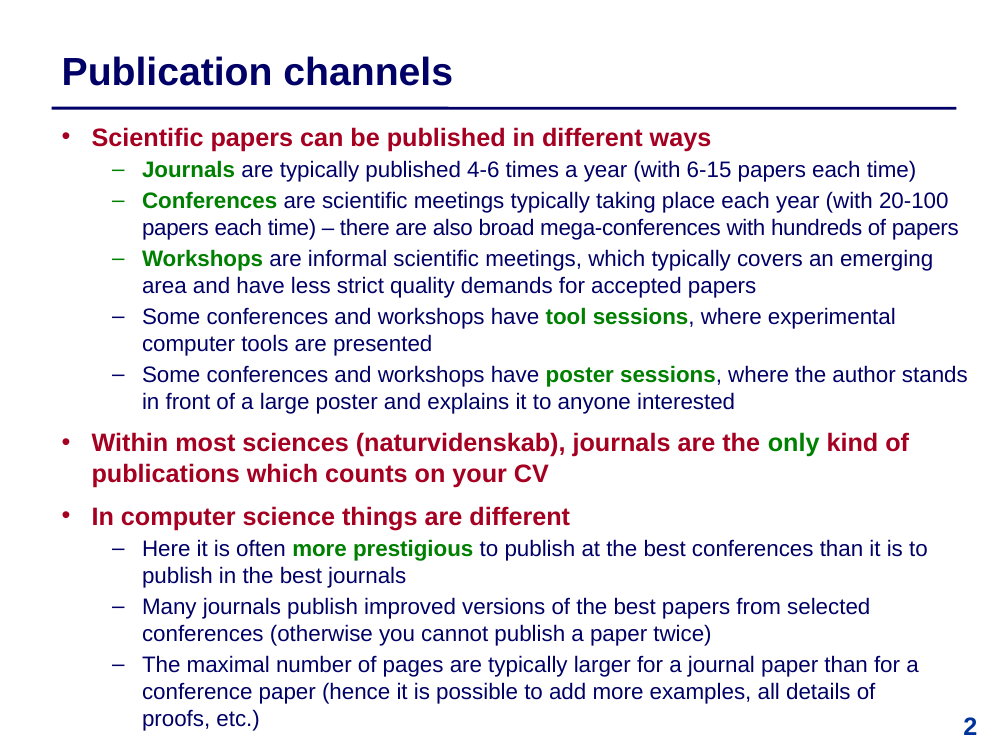
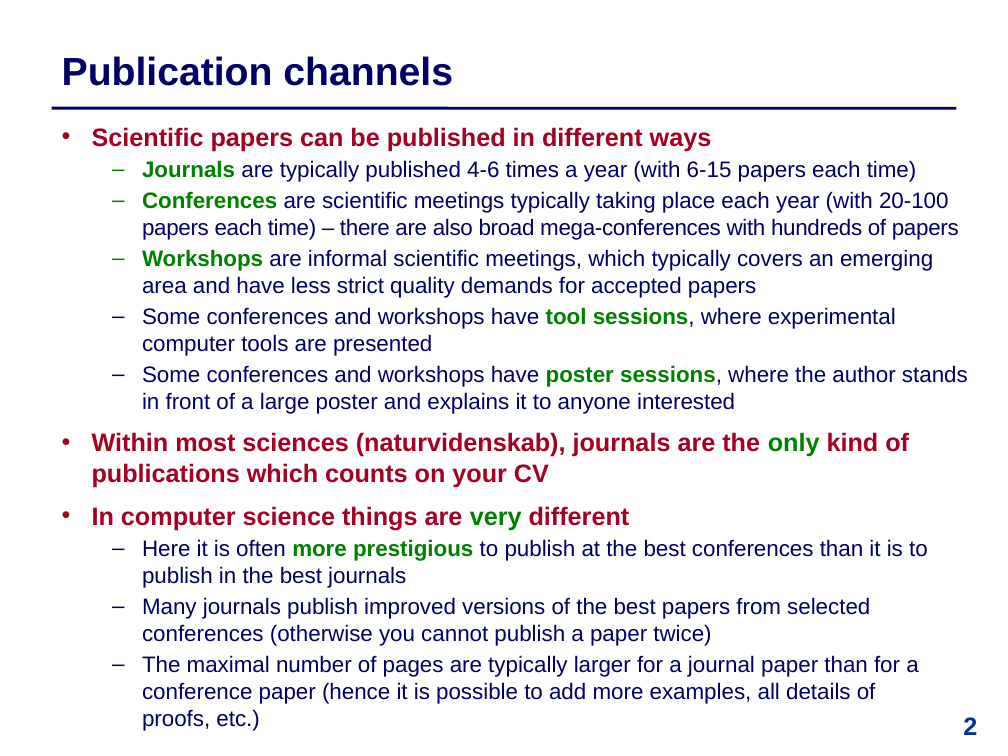
Before and after one commit to IntProgAU/Materiale, a slide deck: slide 2 of web/b22/3 Publication Traditions.pptx. Drawn at 1008x756 pixels with LibreOffice and Linux fonts; fonts in the diff are those of the drawing. Boxes give left, top, right and bottom in pixels: in the first picture for what was removed or moved away, otherwise in the second. Text is boxed around its words. In the diff, an @@ line names an element or a change of style, - is before the commit and + after.

```diff
--- a/web/b22/3 Publication Traditions.pptx
+++ b/web/b22/3 Publication Traditions.pptx
@@ text at (92, 506, 630, 530): text changed @@
-  • In computer science things are different
+  • In computer science things are very different
```
Also in this commit, not shown: 5 other slides changed.
